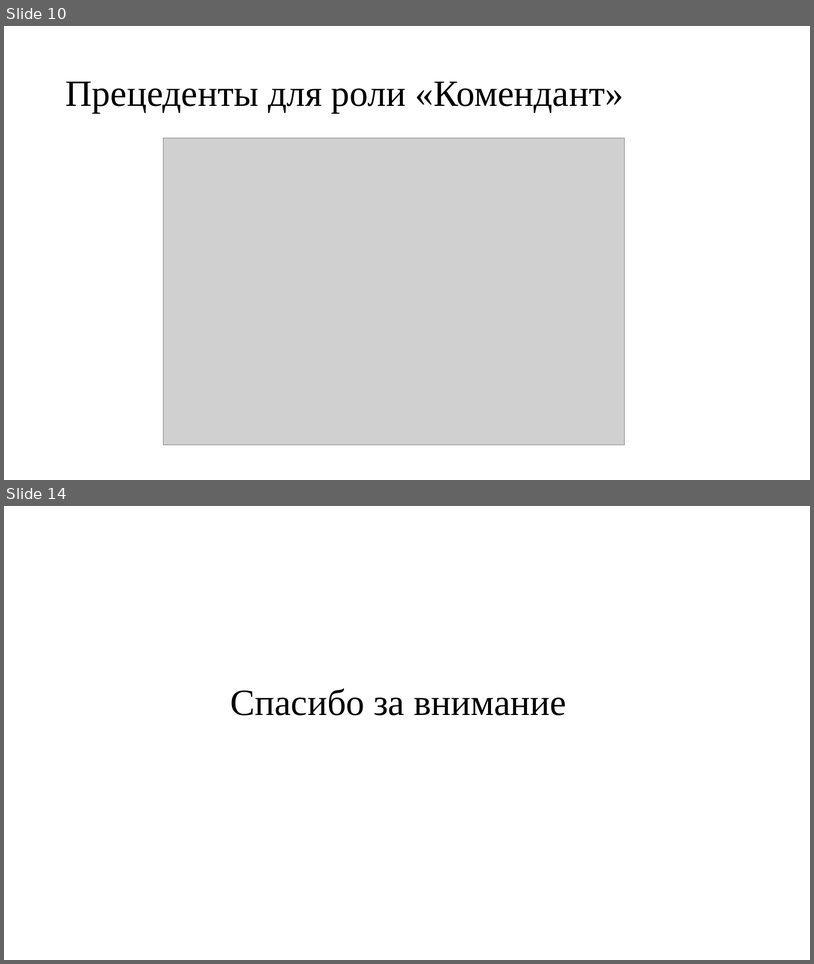
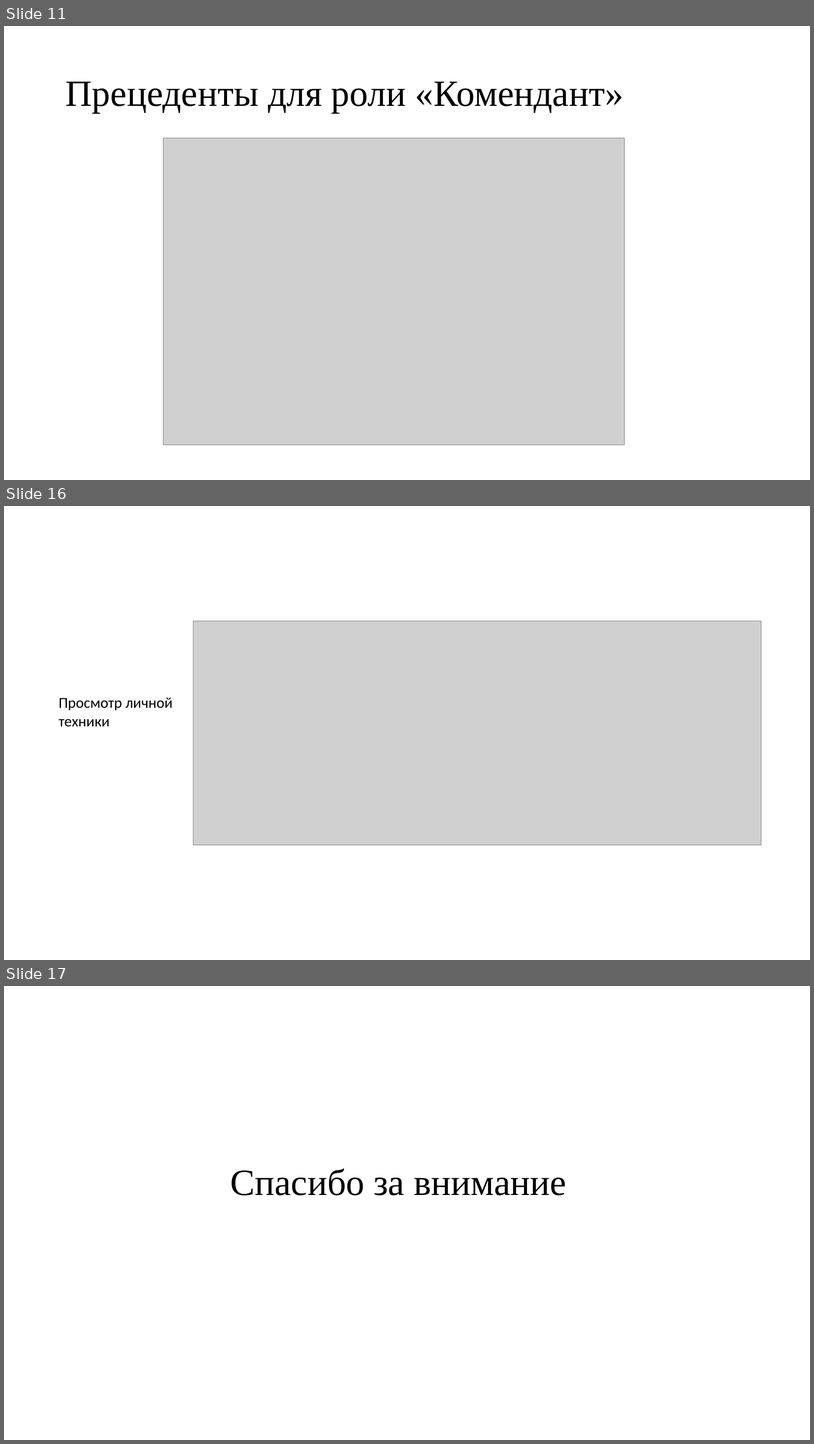
Before and after one commit to Pavel-Parkhomenko/Student-Hostel-Service, a slide deck: docs/прочее/Конференция.pptx. Shown one above the other, each under a label of ours: slides 10 and 14 before the commit, slides 11, 16 and 17 after it; the slides between them are not shown. The pictures are 814x964 and 814x1444 pixels, drawn with LibreOffice and Linux fonts; fonts in the diff are those of the drawing; grey boxes stand for pictures. Boxes give left, top, right and bottom in pixels: in the first picture for what was removed or moved away, otherwise in the second. Text is boxed around its words. In the diff, an @@ line names an element or a change of style, - is before the commit and + after.

```diff
--- a/docs/прочее/Конференция.pptx
+++ b/docs/прочее/Конференция.pptx
@@ slide 16 added at box(4, 506, 810, 960), background #FFFFFF @@
@@ picture added at box(194, 621, 762, 845) @@
@@ text added at box(59, 697, 173, 726), 18 pt, text #000000 @@
+Просмотр личной
+техники
@@ what was slide 10 is now slide 11 @@
@@ what was slide 14 is now slide 17 @@
```
Also in this commit, not shown: 1 slide changed, 6 other slides added, 4 slides removed, 57 other files.
